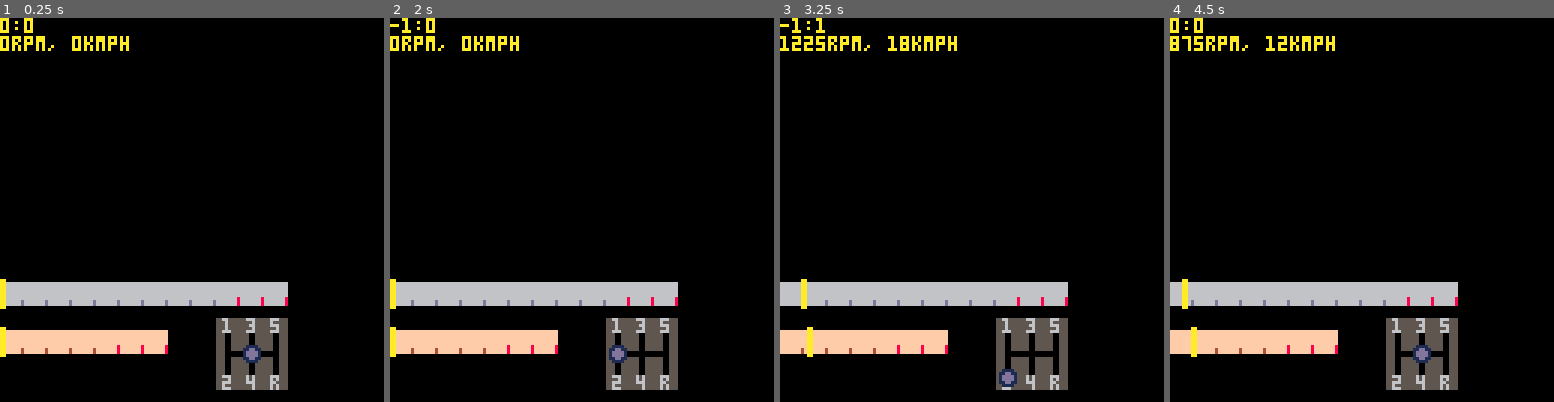
Above: before the commit, frames 1-4 (left to right).
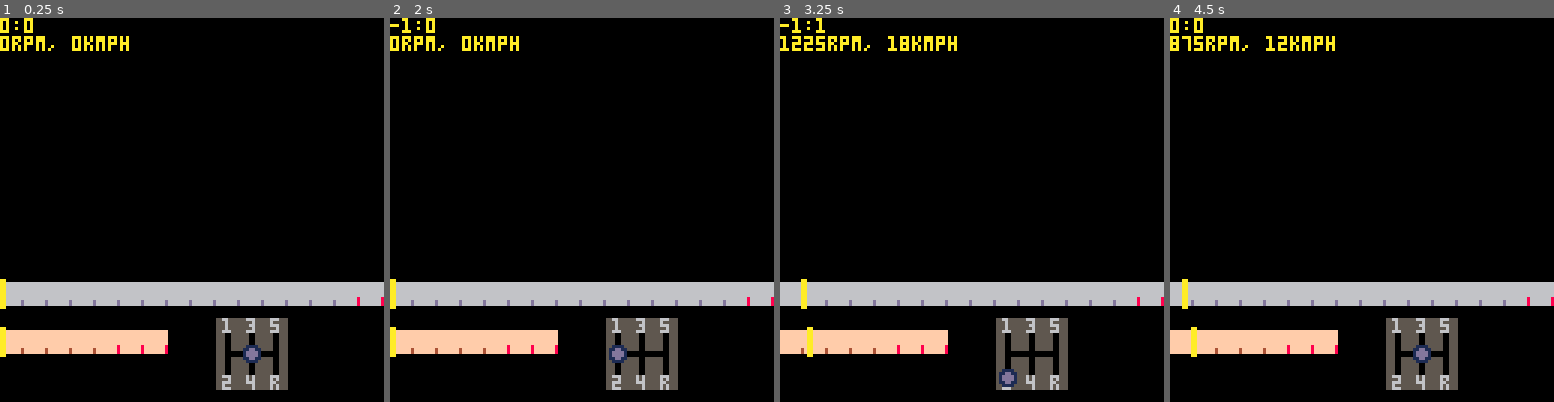
Above: after the commit, the same moments.

Repository: VedVid/PICOdrag
Game: PICO-8 cartridge picodrag.p8
Same seed, same stepped clock (60 frames per second), same inputs: the game is played once before the commit and once after it.
Inputs:
- Up to frame 1 (0.25 s): no input
- Up to frame 2 (2 s): hold Left from 1.97 s (still down)
- Up to frame 3 (3.25 s): release Left at 2.37 s; hold Down 2.42-2.82 s; hold Right from 2.87 s (still down)
- Up to frame 4 (4.5 s): release Right at 3.53 s; hold Up 3.58-4.08 s; hold Right from 4.13 s (still down)

The runs differ from the first frame. In frame 1, 1.6% of the frame differs, in the area x 61-100%, y 68-75%; in frame 2, 1.6%; in frame 3, 1.6%; in frame 4, 1.6%.

Commit message:
Speedometer wip

Diff:
--- a/picodrag.p8
+++ b/picodrag.p8
@@ -6,8 +6,8 @@
 function _init()
  pi = 3.14
  fps = 30
- ui = create_ui()
  car = make_car()
+ ui = create_ui(car)
 end
 
 function _update()
@@ -37,7 +37,7 @@
 function create_ui()
  local ui = {}
  ui.speedometer =
-  create_speedometer(0, 88)
+  create_speedometer(0, 88, car)
  ui.tachometer =
   create_tachometer(0, 104)
  ui.gearbox =
@@ -57,10 +57,16 @@
  return gauge
 end
 
-function create_speedometer(x, y)
+function create_speedometer(x, y, car)
+ local sprites = {}
+ for i=1, (car.speed_max_for_gauge / car.speedometer_interval) do
+  add(sprites, 1)
+ end
+ add(sprites, 2)
+ add(sprites, 2)
+ add(sprites, 2)
  return
-  create_gauge(x, y,
-   {1,1,1,1,1,1,1,1,1,2,2,2})
+  create_gauge(x, y, sprites)
 end
 
 function create_tachometer(x, y)
@@ -316,8 +322,10 @@
  car.variant = "type r"
  car.engine = "2.0 vtec"
  car.year = 2020
+ car.speedometer_interval = 20
  car.horsepower = 320
  car.rpm_max = 6500
+ car.speed_max_for_gauge = 280
  car.final_drive_ratio = 4.11
  car.wheel_ratio = 0.34
  -- {nm, rpm}
@@ -361,7 +369,10 @@
    car.gear_four_dropdown},
   {car.gear_five_vmax,
    car.gear_five_time,
-   car.gear_five_dropdown}}
+   car.gear_five_dropdown},
+  {car.gear_six_vmax,
+   car.gear_six_time,
+   car.gear_six_dropdown}}
  car.current_gear = 0
  car.previous_gear = 0
  car.current_rpm = 0
@@ -376,8 +387,10 @@
  car.variant = ""
  car.engine = "1.4 t-jet"
  car.year = 2017
+ car.speedometer_interval = 20
  car.horsepower = 160
  car.rpm_max = 5500
+ car.speed_max_for_gauge = 220
  car.final_drive_ratio = 3.36
  car.wheel_ratio = 0.30
  -- {nm, rpm}
